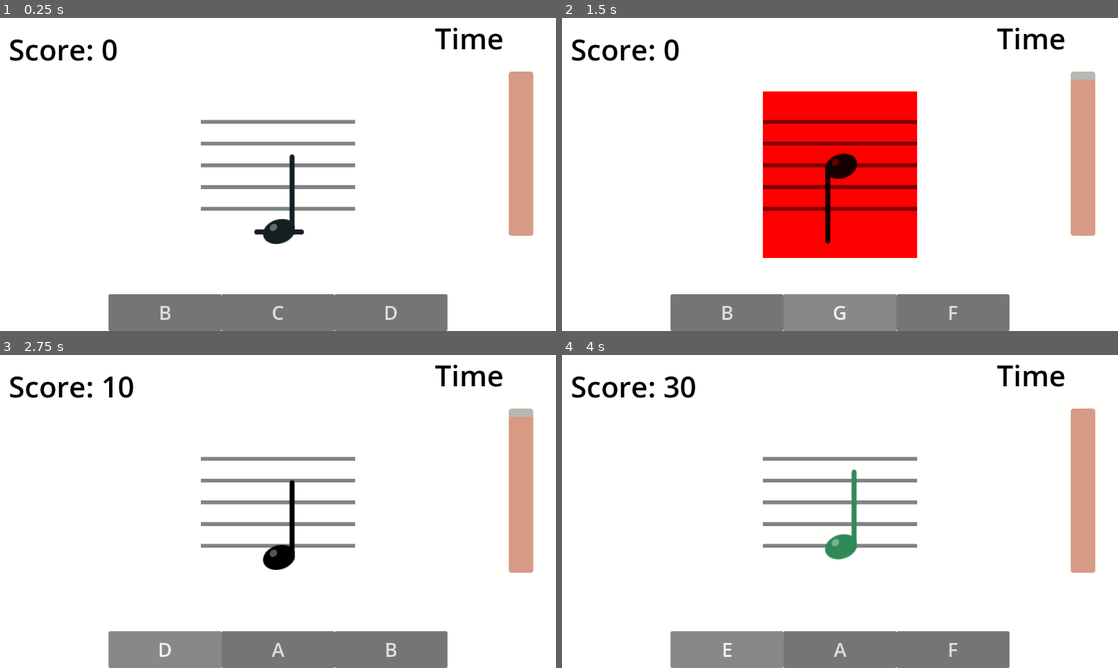
Above: before the commit, frames 1-4 (two rows, left to right).
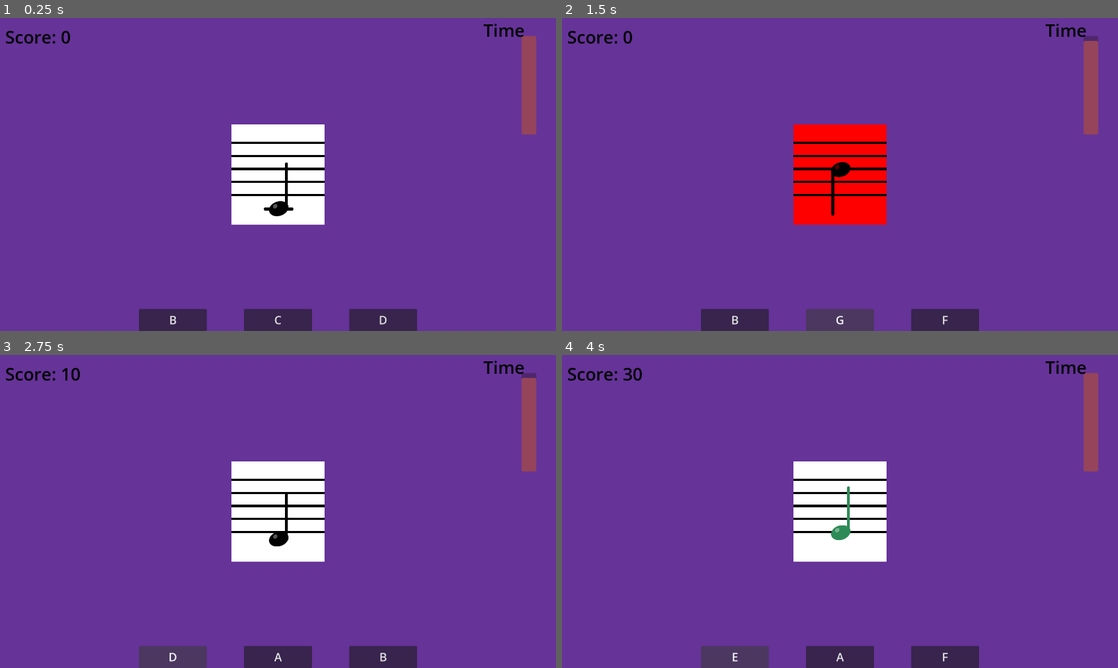
Above: after the commit, the same moments.

Repository: firesmoker/flashcards1
Game: Godot game, scene res://scenes/game.tscn
Same seed, same stepped clock (60 frames per second), same inputs: the game is played once before the commit and once after it.
Inputs:
- Up to frame 1 (0.25 s): no input
- Up to frame 2 (1.5 s): click "B" at 0.5 s; click "G" at 1.25 s
- Up to frame 3 (2.75 s): click "C" at 2 s
- Up to frame 4 (4 s): click "D" at 2.75 s; click "E" at 3.5 s

The runs differ from the first frame. In frame 1, 96% of the frame differs, in the area x 0-100%, y 0-100%; in frame 2, 96%; in frame 3, 97%; in frame 4, 97%.

Commit message:
REVERT CANDIDATE: game under flash cards node

Diff:
--- a/project.godot
+++ b/project.godot
@@ -21,6 +21,8 @@
 
 [display]
 
+window/size/viewport_width=1920
+window/size/viewport_height=1080
 window/size/always_on_top=true
 window/stretch/mode="viewport"
 
--- a/scenes/game.tscn
+++ b/scenes/game.tscn
@@ -8,8 +8,7 @@
 [ext_resource type="AudioStream" uid="uid://bqh8wbe5atnvm" path="res://click2.wav" id="5_iywne"]
 [ext_resource type="Script" uid="uid://djudq1etxfxjb" path="res://scripts/audio.gd" id="6_p57ef"]
 
-[sub_resource type="StyleBoxFlat" id="StyleBoxFlat_lnu2h"]
-bg_color = Color(1, 1, 1, 1)
+[sub_resource type="StyleBoxFlat" id="StyleBoxFlat_gee14"]
 
 [sub_resource type="GDScript" id="GDScript_lnu2h"]
 script/source = "extends Control
@@ -22,100 +21,21 @@
 		button.change_note(\"G\")
 "
 
-[sub_resource type="StyleBoxFlat" id="StyleBoxFlat_gee14"]
+[sub_resource type="StyleBoxFlat" id="StyleBoxFlat_lnu2h"]
+bg_color = Color(1, 1, 1, 1)
 
 [node name="Game" type="Node2D"]
 
-[node name="UI" type="CanvasLayer" parent="."]
-
-[node name="Background" type="Panel" parent="UI"]
-anchors_preset = 15
-anchor_right = 1.0
-anchor_bottom = 1.0
-grow_horizontal = 2
-grow_vertical = 2
-theme_override_styles/panel = SubResource("StyleBoxFlat_lnu2h")
-metadata/_edit_lock_ = true
-
-[node name="TimerLabel" type="Label" parent="UI/Background"]
-self_modulate = Color(0, 0, 0, 1)
-layout_mode = 1
-anchors_preset = 1
-anchor_left = 1.0
-anchor_right = 1.0
-offset_left = -251.0
-offset_bottom = 83.0
-grow_horizontal = 0
-theme_override_font_sizes/font_size = 60
-text = "Time"
-metadata/_edit_use_anchors_ = true
-
-[node name="NoteButtons" type="Control" parent="UI/Background"]
-layout_mode = 1
-anchors_preset = 7
-anchor_left = 0.5
-anchor_top = 1.0
-anchor_right = 0.5
-anchor_bottom = 1.0
-offset_left = -500.0
-offset_right = 500.0
-grow_horizontal = 2
-grow_vertical = 0
-script = SubResource("GDScript_lnu2h")
-metadata/_edit_use_anchors_ = true
-
-[node name="Button" type="Button" parent="UI/Background/NoteButtons"]
-layout_mode = 1
-anchors_preset = 2
-anchor_top = 1.0
-anchor_bottom = 1.0
-offset_top = -76.0
-offset_right = 234.0
-grow_vertical = 0
-focus_mode = 0
-theme = ExtResource("1_u5sy4")
-theme_override_font_sizes/font_size = 40
-text = "C"
-script = ExtResource("1_lnu2h")
-
-[node name="Button2" type="Button" parent="UI/Background/NoteButtons"]
-layout_mode = 1
-anchors_preset = 7
-anchor_left = 0.5
-anchor_top = 1.0
-anchor_right = 0.5
-anchor_bottom = 1.0
-offset_left = -117.0
-offset_top = -76.0
-offset_right = 117.0
-grow_horizontal = 2
-grow_vertical = 0
-focus_mode = 0
-theme = ExtResource("1_u5sy4")
-theme_override_font_sizes/font_size = 40
-text = "D"
-script = ExtResource("1_lnu2h")
-metadata/_edit_use_anchors_ = true
-
-[node name="Button3" type="Button" parent="UI/Background/NoteButtons"]
-layout_mode = 1
-anchors_preset = 3
-anchor_left = 1.0
-anchor_top = 1.0
-anchor_right = 1.0
-anchor_bottom = 1.0
-offset_left = -234.0
-offset_top = -76.0
-grow_horizontal = 0
-grow_vertical = 0
-focus_mode = 0
-theme = ExtResource("1_u5sy4")
-theme_override_font_sizes/font_size = 40
-text = "E"
-script = ExtResource("1_lnu2h")
-metadata/_edit_use_anchors_ = true
-
-[node name="NoteContainer" type="Control" parent="UI"]
+[node name="GameManager" type="Node2D" parent="."]
+unique_name_in_owner = true
+script = ExtResource("2_yqjtg")
+
+[node name="FlashCards" type="Node" parent="."]
+
+[node name="GameUI" type="CanvasLayer" parent="FlashCards"]
+layer = 2
+
+[node name="NoteContainer" type="Control" parent="FlashCards/GameUI"]
 layout_mode = 3
 anchors_preset = 8
 anchor_left = 0.5
@@ -131,9 +51,9 @@
 script = ExtResource("3_u5sy4")
 note_on_staff = ExtResource("3_p57ef")
 
-[node name="NoteOnStaff" parent="UI" instance=ExtResource("3_p57ef")]
-
-[node name="ScoreLabel" type="Label" parent="UI"]
+[node name="NoteOnStaff" parent="FlashCards/GameUI" instance=ExtResource("3_p57ef")]
+
+[node name="ScoreLabel" type="Label" parent="FlashCards/GameUI"]
 self_modulate = Color(0, 0, 0, 1)
 offset_left = 18.0
 offset_top = 23.0
@@ -143,7 +63,7 @@
 text = "Score: "
 metadata/_edit_use_anchors_ = true
 
-[node name="GameOverOverlay" type="Panel" parent="UI"]
+[node name="GameOverOverlay" type="Panel" parent="FlashCards/GameUI"]
 visible = false
 z_index = 100
 anchors_preset = 15
@@ -153,7 +73,7 @@
 grow_vertical = 2
 theme_override_styles/panel = SubResource("StyleBoxFlat_gee14")
 
-[node name="Label" type="Label" parent="UI/GameOverOverlay"]
+[node name="Label" type="Label" parent="FlashCards/GameUI/GameOverOverlay"]
 self_modulate = Color(0, 0, 0, 1)
 layout_mode = 1
 anchors_preset = 8
@@ -170,7 +90,7 @@
 theme_override_font_sizes/font_size = 100
 text = "Game Over"
 
-[node name="RestartButton" type="Button" parent="UI/GameOverOverlay"]
+[node name="RestartButton" type="Button" parent="FlashCards/GameUI/GameOverOverlay"]
 layout_mode = 1
 anchors_preset = 8
 anchor_left = 0.5
@@ -186,23 +106,111 @@
 theme_override_font_sizes/font_size = 70
 text = "Restart"
 
-[node name="TimerBar" type="ProgressBar" parent="UI"]
+[node name="TimerBar" type="ProgressBar" parent="FlashCards/GameUI"]
 modulate = Color(1, 0.435294, 0.25098, 1)
-offset_left = 1054.0
-offset_top = 451.0
-offset_right = 1394.0
-offset_bottom = 502.0
+anchors_preset = 1
+anchor_left = 1.0
+anchor_right = 1.0
+offset_left = -119.0
+offset_top = 402.0
+offset_right = 221.0
+offset_bottom = 453.0
+grow_horizontal = 0
 rotation = -1.5708
 max_value = 20.0
 value = 20.0
 show_percentage = false
 
-[node name="GameManager" type="Node2D" parent="."]
-unique_name_in_owner = true
-script = ExtResource("2_yqjtg")
-
-[node name="Audio" type="AudioStreamPlayer2D" parent="."]
+[node name="TimerLabel" type="Label" parent="FlashCards/GameUI"]
+self_modulate = Color(0, 0, 0, 1)
+anchors_preset = 1
+anchor_left = 1.0
+anchor_right = 1.0
+offset_left = -251.0
+offset_bottom = 83.0
+grow_horizontal = 0
+theme_override_font_sizes/font_size = 60
+text = "Time"
+metadata/_edit_use_anchors_ = true
+
+[node name="NoteButtons" type="Control" parent="FlashCards/GameUI"]
+layout_mode = 3
+anchors_preset = 7
+anchor_left = 0.5
+anchor_top = 1.0
+anchor_right = 0.5
+anchor_bottom = 1.0
+offset_left = -500.0
+offset_right = 500.0
+grow_horizontal = 2
+grow_vertical = 0
+script = SubResource("GDScript_lnu2h")
+metadata/_edit_use_anchors_ = true
+
+[node name="Button" type="Button" parent="FlashCards/GameUI/NoteButtons"]
+layout_mode = 1
+anchors_preset = 2
+anchor_top = 1.0
+anchor_bottom = 1.0
+offset_top = -76.0
+offset_right = 234.0
+grow_vertical = 0
+focus_mode = 0
+theme = ExtResource("1_u5sy4")
+theme_override_font_sizes/font_size = 40
+text = "C"
+script = ExtResource("1_lnu2h")
+
+[node name="Button2" type="Button" parent="FlashCards/GameUI/NoteButtons"]
+layout_mode = 1
+anchors_preset = 7
+anchor_left = 0.5
+anchor_top = 1.0
+anchor_right = 0.5
+anchor_bottom = 1.0
+offset_left = -117.0
+offset_top = -76.0
+offset_right = 117.0
+grow_horizontal = 2
+grow_vertical = 0
+focus_mode = 0
+theme = ExtResource("1_u5sy4")
+theme_override_font_sizes/font_size = 40
+text = "D"
+script = ExtResource("1_lnu2h")
+metadata/_edit_use_anchors_ = true
+
+[node name="Button3" type="Button" parent="FlashCards/GameUI/NoteButtons"]
+layout_mode = 1
+anchors_preset = 3
+anchor_left = 1.0
+anchor_top = 1.0
+anchor_right = 1.0
+anchor_bottom = 1.0
+offset_left = -234.0
+offset_top = -76.0
+grow_horizontal = 0
+grow_vertical = 0
+focus_mode = 0
+theme = ExtResource("1_u5sy4")
+theme_override_font_sizes/font_size = 40
+text = "E"
+script = ExtResource("1_lnu2h")
+metadata/_edit_use_anchors_ = true
+
+[node name="Audio" type="AudioStreamPlayer2D" parent="FlashCards"]
 stream = ExtResource("5_iywne")
 script = ExtResource("6_p57ef")
 
-[connection signal="button_up" from="UI/GameOverOverlay/RestartButton" to="GameManager" method="restart_game"]
+[node name="GeneralUI" type="CanvasLayer" parent="."]
+
+[node name="Background" type="Panel" parent="GeneralUI"]
+anchors_preset = 15
+anchor_right = 1.0
+anchor_bottom = 1.0
+grow_horizontal = 2
+grow_vertical = 2
+theme_override_styles/panel = SubResource("StyleBoxFlat_lnu2h")
+metadata/_edit_lock_ = true
+
+[connection signal="button_up" from="FlashCards/GameUI/GameOverOverlay/RestartButton" to="GameManager" method="restart_game"]
--- a/scripts/game_manager.gd
+++ b/scripts/game_manager.gd
@@ -1,15 +1,16 @@
 class_name GameManager extends Node2D
-@onready var flash_cards: Node2D = $FlashCards
+@onready var flash_cards: Node = $"../FlashCards"
 
 var dark_background: Color = Color(0.078,0.122,0.141)
-var light_background: Color = Color(1,1,0.992)
+#var light_background: Color = Color(1,1,0.992)
+var light_background: Color = Color.REBECCA_PURPLE
 var dark_theme_note_color: Color = Color(1,1,0.992)
 var light_theme_note_color: Color = Color(0.078,0.122,0.141)
 var dark_theme_staff_color: Color = Color(1,1,0.992,0.55)
 var light_theme_staff_color: Color = Color(0.078,0.122,0.141,0.55)
 var mode: Array[String] = ["level_timer","note_timer"]
-@onready var background: Panel = $"../UI/Background"
-@onready var timer_bar: ProgressBar = $"../UI/TimerBar"
+@onready var timer_bar: ProgressBar = $"../FlashCards/GameUI/TimerBar"
+@onready var background: Panel = $"../GeneralUI/Background"
 
 var recieved_note: String
 var notes_bank: Array[String] = ["A4","B4","C4","D4","E4","F4","G4",]
@@ -22,17 +23,18 @@
 var max_level_timer: float = 20
 var input_enabled: bool = true
 var timer_paused: bool = false
-@onready var note_on_staff: NoteElement = $"../UI/NoteOnStaff"
-
-@onready var score_label: Label = $"../UI/ScoreLabel"
-@onready var timer_label: Label = $"../UI/Background/TimerLabel"
-@onready var staff: Control = $"../UI/NoteOnStaff/NoteDisplay/Staff"
-@onready var note_name: Label = $"../UI/NoteOnStaff/NoteDisplay/NoteName"
-@onready var note_buttons: Control = $"../UI/Background/NoteButtons"
-@onready var note_image: TextureRect = $"../UI/NoteOnStaff/NoteDisplay/NoteImage"
-@onready var game_over_overlay: Panel = $"../UI/GameOverOverlay"
-@onready var restart_button: Button = $"../UI/GameOverOverlay/RestartButton"
-
+@onready var note_on_staff: NoteElement = $"../FlashCards/GameUI/NoteOnStaff"
+
+@onready var timer_label: Label = $"../FlashCards/GameUI/TimerLabel"
+@onready var staff: Control = $"../FlashCards/GameUI/NoteOnStaff/NoteDisplay/Staff"
+@onready var note_name: Label = $"../FlashCards/GameUI/NoteOnStaff/NoteDisplay/NoteName"
+@onready var note_buttons: Control = $"../FlashCards/GameUI/NoteButtons"
+@onready var note_image: TextureRect = $"../FlashCards/GameUI/NoteOnStaff/NoteDisplay/NoteImage"
+@onready var game_over_overlay: Panel = $"../FlashCards/GameUI/GameOverOverlay"
+@onready var restart_button: Button = $"../FlashCards/GameUI/GameOverOverlay/RestartButton"
+@onready var score_label: Label = $"../FlashCards/GameUI/ScoreLabel"
+
+var first_flash_cards_run: bool = true
 var chosen_element1: NoteElement
 var chosen_element2: NoteElement
 var current_note_buttons: Array
@@ -40,9 +42,9 @@
 signal success
 signal fail
 signal change_theme
-@onready var helper_line: TextureRect = $"../UI/NoteOnStaff/NoteDisplay/NoteImage/HelperLine"
-@onready var stem_axis: Control = $"../UI/NoteOnStaff/NoteDisplay/NoteImage/StemAxis"
-@onready var audio: AudioStreamPlayer2D = $"../Audio"
+@onready var helper_line: TextureRect = $"../FlashCards/GameUI/NoteOnStaff/NoteDisplay/NoteImage/HelperLine"
+@onready var stem_axis: Control = $"../FlashCards/GameUI/NoteOnStaff/NoteDisplay/NoteImage/StemAxis"
+@onready var audio: AudioStreamPlayer2D = $"../FlashCards/Audio"
 
 func _ready() -> void:
 	initialize_ui()
@@ -280,6 +282,11 @@
 	audio.play()
 
 func set_flash_cards_level(level_array: Array[String]) -> void:
+	if first_flash_cards_run:
+		await note_on_staff.ready
+		await note_buttons.ready
+		first_flash_cards_run = false
+	print("all ready")
 	toggle_note_name(false)
 	var new_note: String = level_array[randi_range(0,level_array.size()-1)]
 	while new_note == note_on_staff.note:
--- a/scripts/game_type.gd
+++ b/scripts/game_type.gd
@@ -1,7 +1,7 @@
 class_name GameType extends Node2D
 
 var mode: Array[String] = ["level_timer","note_timer"]
-@onready var timer_bar: ProgressBar = $"../UI/TimerBar"
+@onready var timer_bar: ProgressBar = $"../FlashCards/GameUI/TimerBar"
 
 var recieved_note: String
 var notes_bank: Array[String] = ["A4","B4","C4","D4","E4","F4","G4",]
@@ -14,16 +14,16 @@
 var max_level_timer: float = 20
 var input_enabled: bool = true
 var timer_paused: bool = false
-@onready var note_on_staff: NoteElement = $"../UI/NoteOnStaff"
-
-@onready var score_label: Label = $"../UI/ScoreLabel"
-@onready var timer_label: Label = $"../UI/Background/TimerLabel"
-@onready var staff: Control = $"../UI/NoteOnStaff/NoteDisplay/Staff"
-@onready var note_name: Label = $"../UI/NoteOnStaff/NoteDisplay/NoteName"
-@onready var note_buttons: Control = $"../UI/Background/NoteButtons"
-@onready var note_image: TextureRect = $"../UI/NoteOnStaff/NoteDisplay/NoteImage"
-@onready var game_over_overlay: Panel = $"../UI/GameOverOverlay"
-@onready var restart_button: Button = $"../UI/GameOverOverlay/RestartButton"
+@onready var note_on_staff: NoteElement = $"../FlashCards/GameUI/NoteOnStaff"
+
+@onready var score_label: Label = $"../FlashCards/GameUI/ScoreLabel"
+@onready var timer_label: Label = $"../FlashCards/GameUI/Background/TimerLabel"
+@onready var staff: Control = $"../FlashCards/GameUI/NoteOnStaff/NoteDisplay/Staff"
+@onready var note_name: Label = $"../FlashCards/GameUI/NoteOnStaff/NoteDisplay/NoteName"
+@onready var note_buttons: Control = $"../FlashCards/GameUI/Background/NoteButtons"
+@onready var note_image: TextureRect = $"../FlashCards/GameUI/NoteOnStaff/NoteDisplay/NoteImage"
+@onready var game_over_overlay: Panel = $"../FlashCards/GameUI/GameOverOverlay"
+@onready var restart_button: Button = $"../FlashCards/GameUI/GameOverOverlay/RestartButton"
 
 var chosen_element1: NoteElement
 var chosen_element2: NoteElement
@@ -32,8 +32,8 @@
 signal success
 signal fail
 signal change_theme
-@onready var helper_line: TextureRect = $"../UI/NoteOnStaff/NoteDisplay/NoteImage/HelperLine"
-@onready var stem_axis: Control = $"../UI/NoteOnStaff/NoteDisplay/NoteImage/StemAxis"
+@onready var helper_line: TextureRect = $"../FlashCards/GameUI/NoteOnStaff/NoteDisplay/NoteImage/HelperLine"
+@onready var stem_axis: Control = $"../FlashCards/GameUI/NoteOnStaff/NoteDisplay/NoteImage/StemAxis"
 @onready var audio: AudioStreamPlayer2D = $"../Audio"
 
 func _ready() -> void:
--- a/scripts/note_on_staff.gd
+++ b/scripts/note_on_staff.gd
@@ -36,7 +36,8 @@
 	match theme:
 		"light":
 			print(self.name + " set to light theme")
-			note_display.self_modulate = game_manager.light_background
+			#note_display.self_modulate = game_manager.light_background
+			note_display.self_modulate = Color.WHITE
 			#note_image.modulate = game_manager.light_theme_note_color
 			set_note_color(game_manager.light_theme_note_color)
 			staff.modulate = game_manager.light_theme_staff_color
